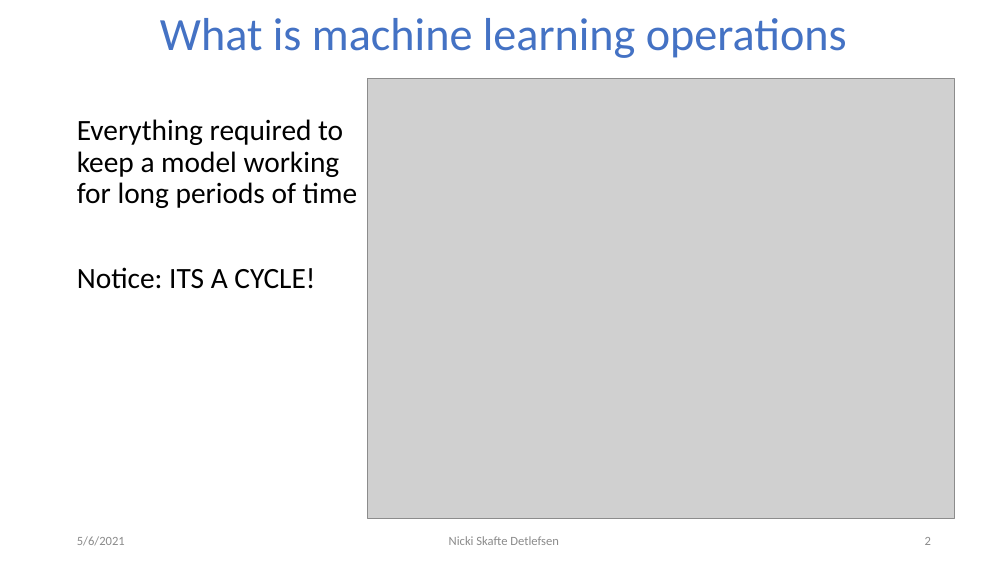
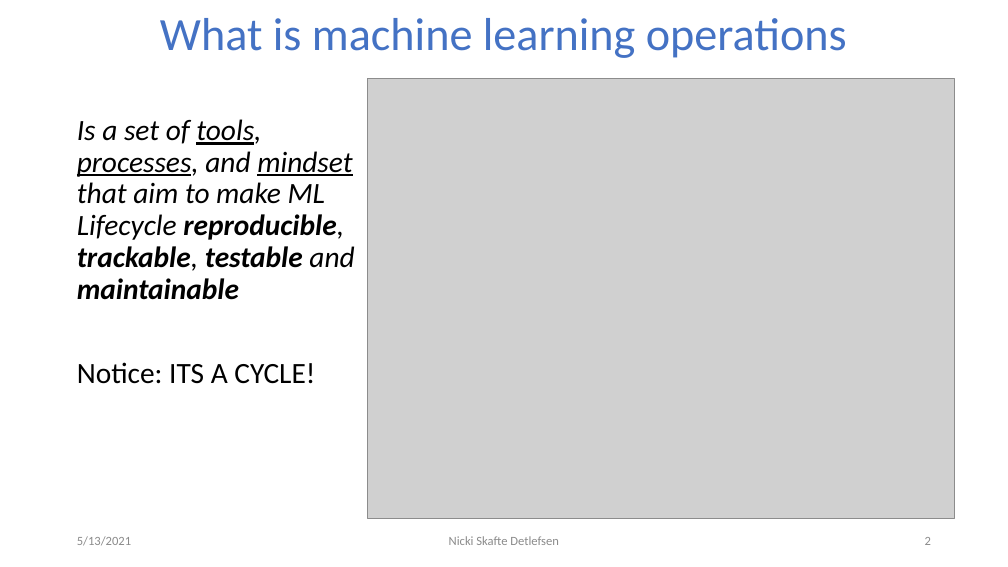
Before and after one commit to DeepEasterbunny/dtu_mlops, a slide deck: slide 2 of 02_code_organisation/MLOps.pptx. Drawn at 1008x567 pixels with LibreOffice and Linux fonts; fonts in the diff are those of the drawing; grey boxes stand for pictures; background and template pictures are left out. Boxes give left, top, right and bottom in pixels: in the first picture for what was removed or moved away, otherwise in the second. Text is boxed around its words. In the diff, an @@ line names an element or a change of style, - is before the commit and + after.

```diff
--- a/02_code_organisation/MLOps.pptx
+++ b/02_code_organisation/MLOps.pptx
@@ text at bbox=[77, 119, 354, 300]: text changed; italic on @@
-Everything required to keep a model working for long periods of time
+Is a set of tools, processes, and mindset that aim to make ML Lifecycle reproducible, trackable, testable and maintainable
@@ text at bbox=[77, 536, 131, 546]: text changed @@
-5/6/2021
+5/13/2021
```
Also in this commit, not shown: 5 other slides changed, 3 slides added, 3 other files.
